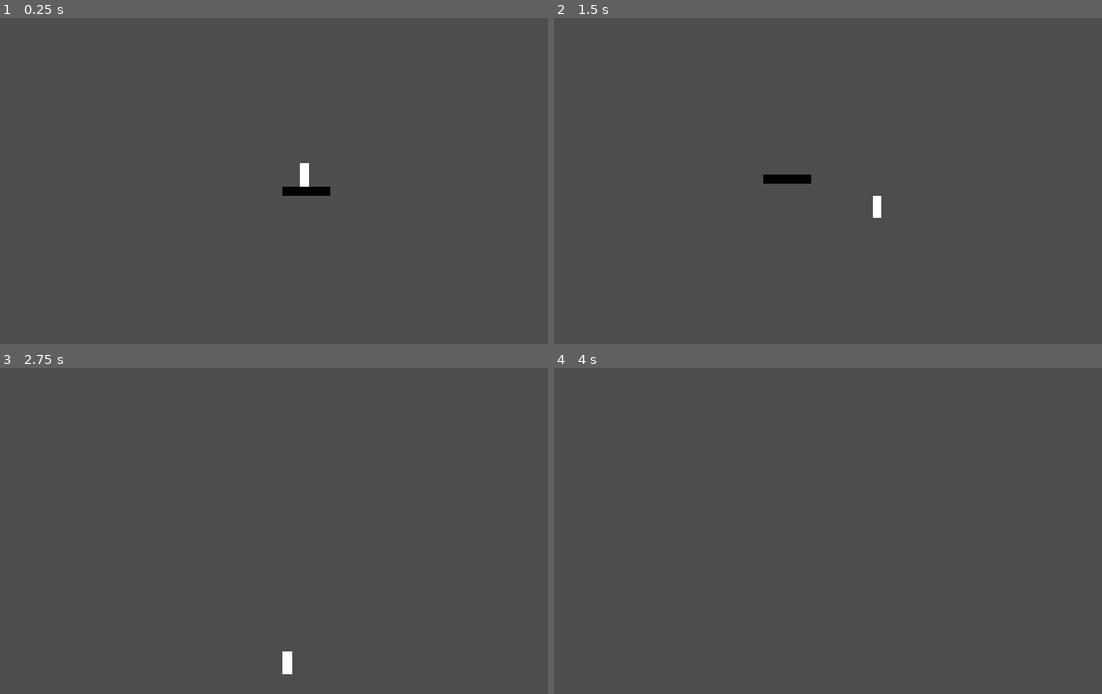
Above: before the commit, frames 1-4 (two rows, left to right).
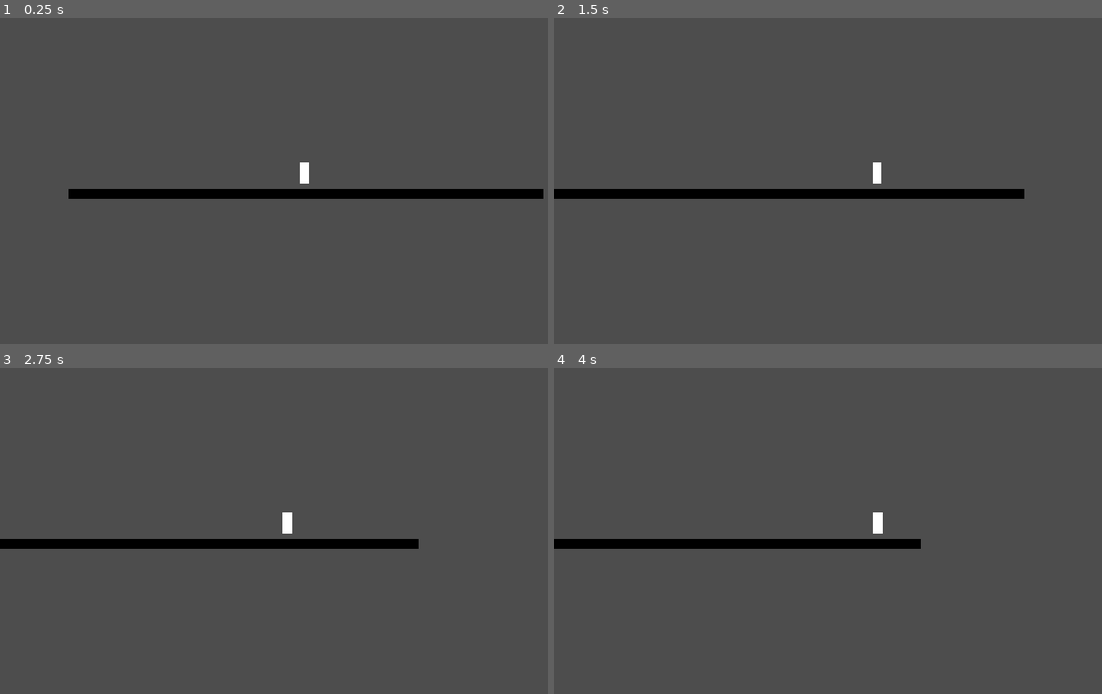
Above: after the commit, the same moments.

Repository: L0n4H/Paralysis-game
Game: Godot game, scene res://scenes/levels/TestLevel.tscn
Same seed, same stepped clock (60 frames per second), same inputs: the game is played once before the commit and once after it.
Inputs:
- Up to frame 1 (0.25 s): no input
- Up to frame 2 (1.5 s): tap Enter (ui_accept) at 0.5, 0.77 s; hold Right (ui_right) from 0.53 s (still down)
- Up to frame 3 (2.75 s): tap Enter (ui_accept) at 1.52 s; release Right (ui_right) at 2.03 s; hold Left (ui_left) from 2.03 s (still down)
- Up to frame 4 (4 s): release Left (ui_left) at 2.78 s; hold Right (ui_right) from 2.78 s (still down); tap Enter (ui_accept) at 3.02, 3.77 s

The runs differ from the first frame. In frame 1, 2.5% of the frame differs, in the area x 12-100%, y 44-56%; in frame 2, 3.0%, in the area x 0-86%, y 44-62%; in frame 3, 2.6%; in frame 4, 2.1%.

Commit message:
augmentation friction stopper drift perso

Diff:
--- a/game/paralysis/scenes/characters/player.gd
+++ b/game/paralysis/scenes/characters/player.gd
@@ -3,12 +3,14 @@
 @export_group("Déplacements")
 @export var speed: float = 220.0
 @export var acceleration: float = 1400.0
-@export var friction: float = 1200.0
+@export var friction: float = 2000.0
 
 @export_group("Saut & Physique")
-@export var jump_velocity: float = -380.0
+@export var jump_velocity: float = -300.0
 @export var coyote_time: float = 0.15
 @export var jump_buffer_time: float = 0.12
+
+@export var fall_gravity_multiplier: float = 1.8
 
 var gravity: float = ProjectSettings.get_setting("physics/2d/default_gravity")
 var coyote_timer: float = 0.0
@@ -17,8 +19,12 @@
 func _physics_process(delta: float) -> void:
 	# 1. Appliquer la gravité et le Coyote Time
 	if not is_on_floor():
-		velocity.y += gravity * delta
-		coyote_timer -= delta
+		# Calcul de la gravité effective pour cette frame
+		var applied_gravity: float = gravity
+		if velocity.y > 0: # Le joueur est en train de tomber
+			applied_gravity *= fall_gravity_multiplier
+			velocity.y += applied_gravity * delta
+			coyote_timer -= delta
 	else:
 		coyote_timer = coyote_time
 
--- a/game/paralysis/scenes/levels/TestLevel.tscn
+++ b/game/paralysis/scenes/levels/TestLevel.tscn
@@ -3,7 +3,7 @@
 [ext_resource type="PackedScene" uid="uid://ctio42bxd1exb" path="res://scenes/characters/Player.tscn" id="1_86d4f"]
 
 [sub_resource type="RectangleShape2D" id="RectangleShape2D_froo7"]
-size = Vector2(100, 20)
+size = Vector2(1000, 20)
 
 [node name="TestLevel" type="Node2D" unique_id=1310877574]
 
@@ -13,9 +13,9 @@
 shape = SubResource("RectangleShape2D_froo7")
 
 [node name="ColorRect" type="ColorRect" parent="Floor" unique_id=974834359]
-offset_left = -50.0
+offset_left = -502.0
 offset_top = -10.0
-offset_right = 50.0
+offset_right = 498.0
 offset_bottom = 10.0
 color = Color(0, 0, 0, 1)
 
